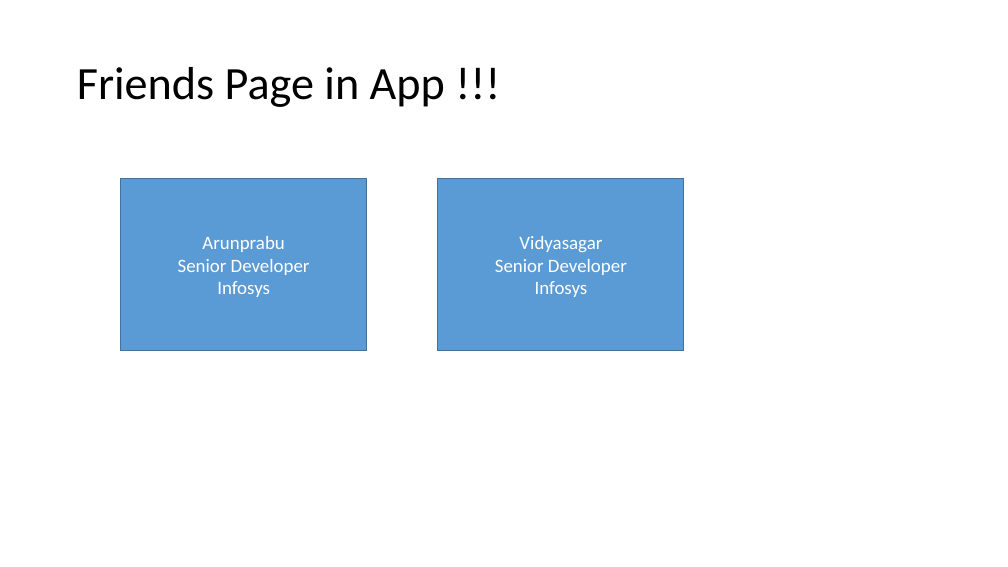
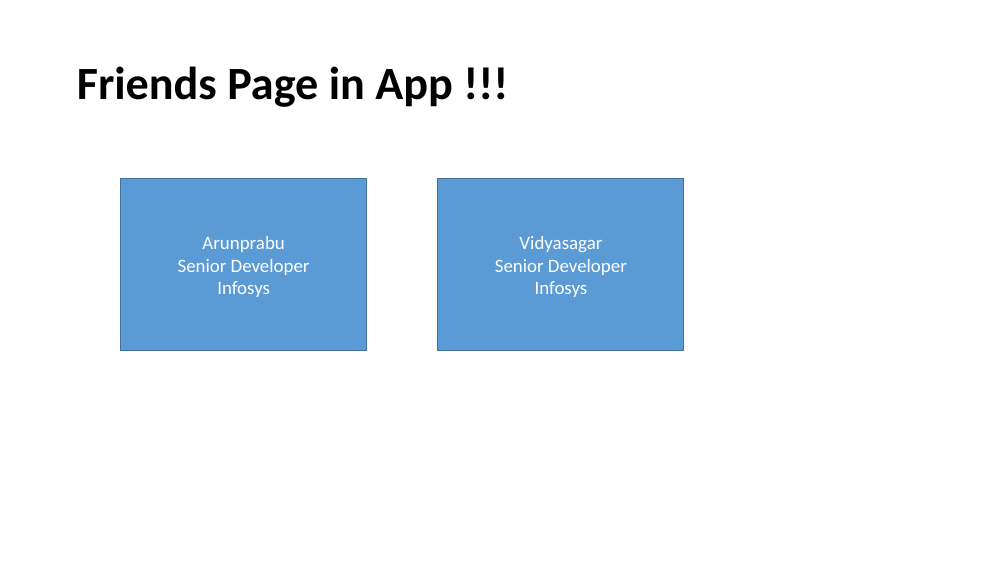
Before and after one commit to arunprabug/graphql-demo, a slide deck: slide 6 of GraphQL-Introduction.pptx. Drawn at 1008x567 pixels with LibreOffice and Linux fonts; fonts in the diff are those of the drawing. Boxes give left, top, right and bottom in pixels: in the first picture for what was removed or moved away, otherwise in the second. Text is boxed around its words. In the diff, an @@ line names an element or a change of style, - is before the commit and + after.

```diff
--- a/GraphQL-Introduction.pptx
+++ b/GraphQL-Introduction.pptx
@@ title "Friends Page in App !!!" at [77,66,453,107]: bold on @@
```
Also in this commit, not shown: 20 other slides changed, 23 slides added, 1 slide removed.
